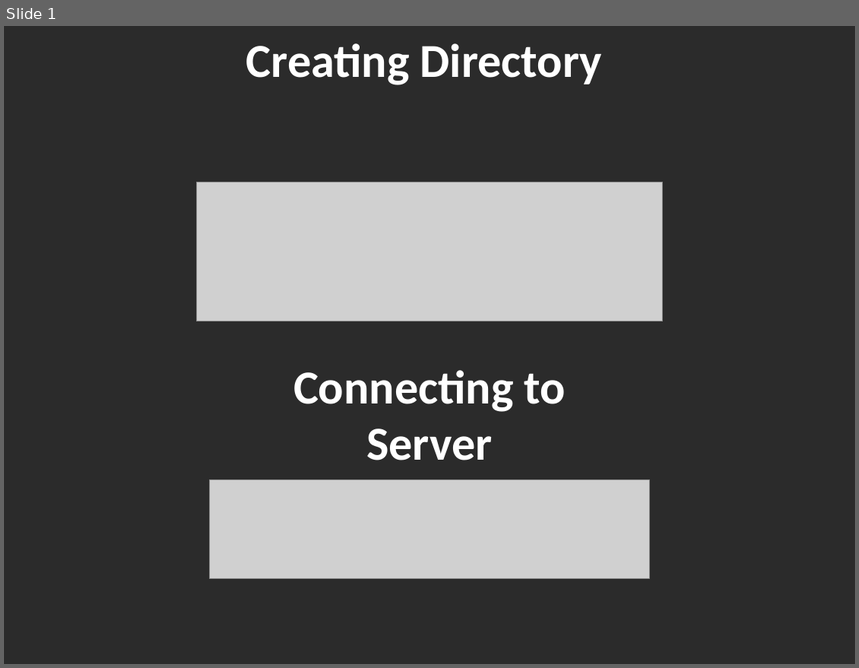
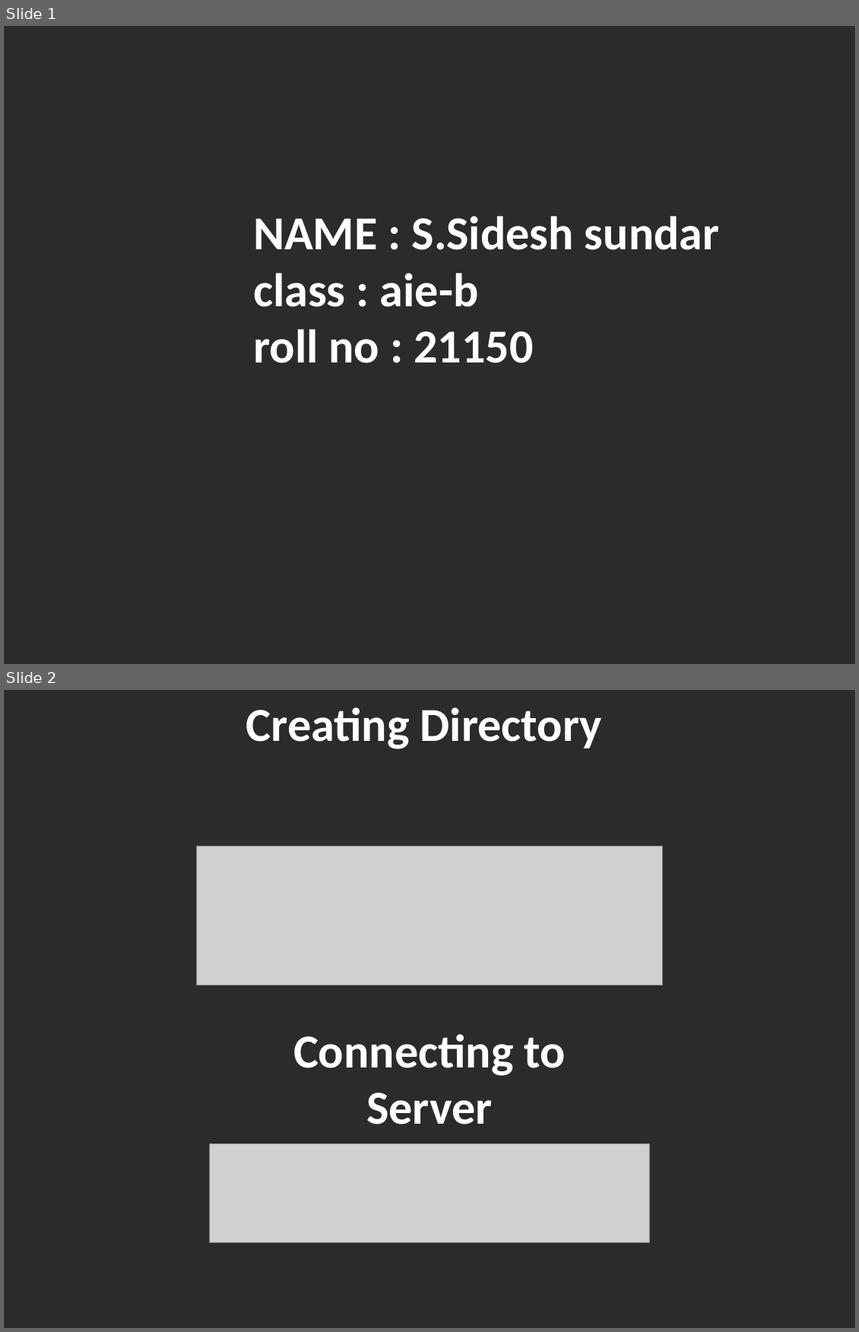
Before and after one commit to Sideshsundar/Cognizance, a slide deck: Task-1/Cogizance task1.pptx. Shown one above the other, each under a label of ours: slide 1 before the commit, slides 1 and 2 after it. The pictures are 859x668 and 859x1332 pixels, drawn with LibreOffice and Linux fonts; fonts in the diff are those of the drawing; grey boxes stand for pictures; background and template pictures are left out; a plain dark background stands for a picture behind light text. Boxes give left, top, right and bottom in pixels: in the first picture for what was removed or moved away, otherwise in the second. Text is boxed around its words. In the diff, an @@ line names an element or a change of style, - is before the commit and + after.

```diff
--- a/Task-1/Cogizance task1.pptx
+++ b/Task-1/Cogizance task1.pptx
@@ slide 1 added at [4,26,855,664], background picture (left out) @@
@@ text added at [253,216,720,363], 40 pt, text #FFFFFF, bold @@
+NAME : S.Sidesh sundar
+class : aie-b
+roll no : 21150
@@ what was slide 1 is now slide 2 @@
```
Also in this commit, not shown: 5 slides changed, 1 other slide added, 1 other file.
